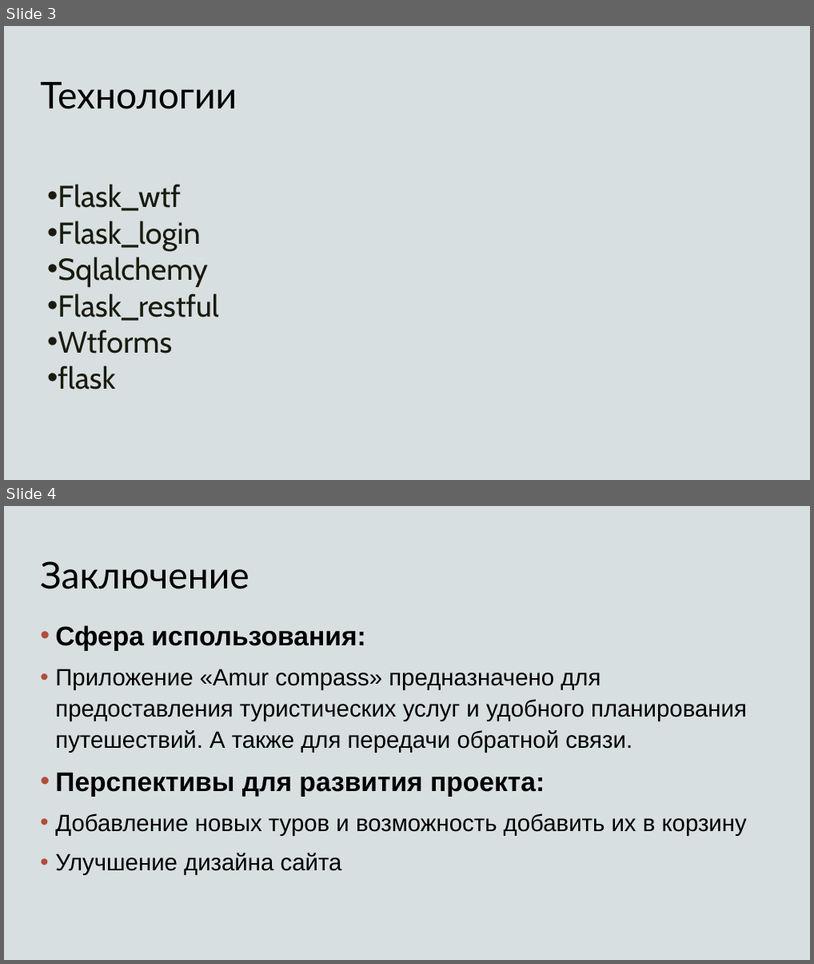
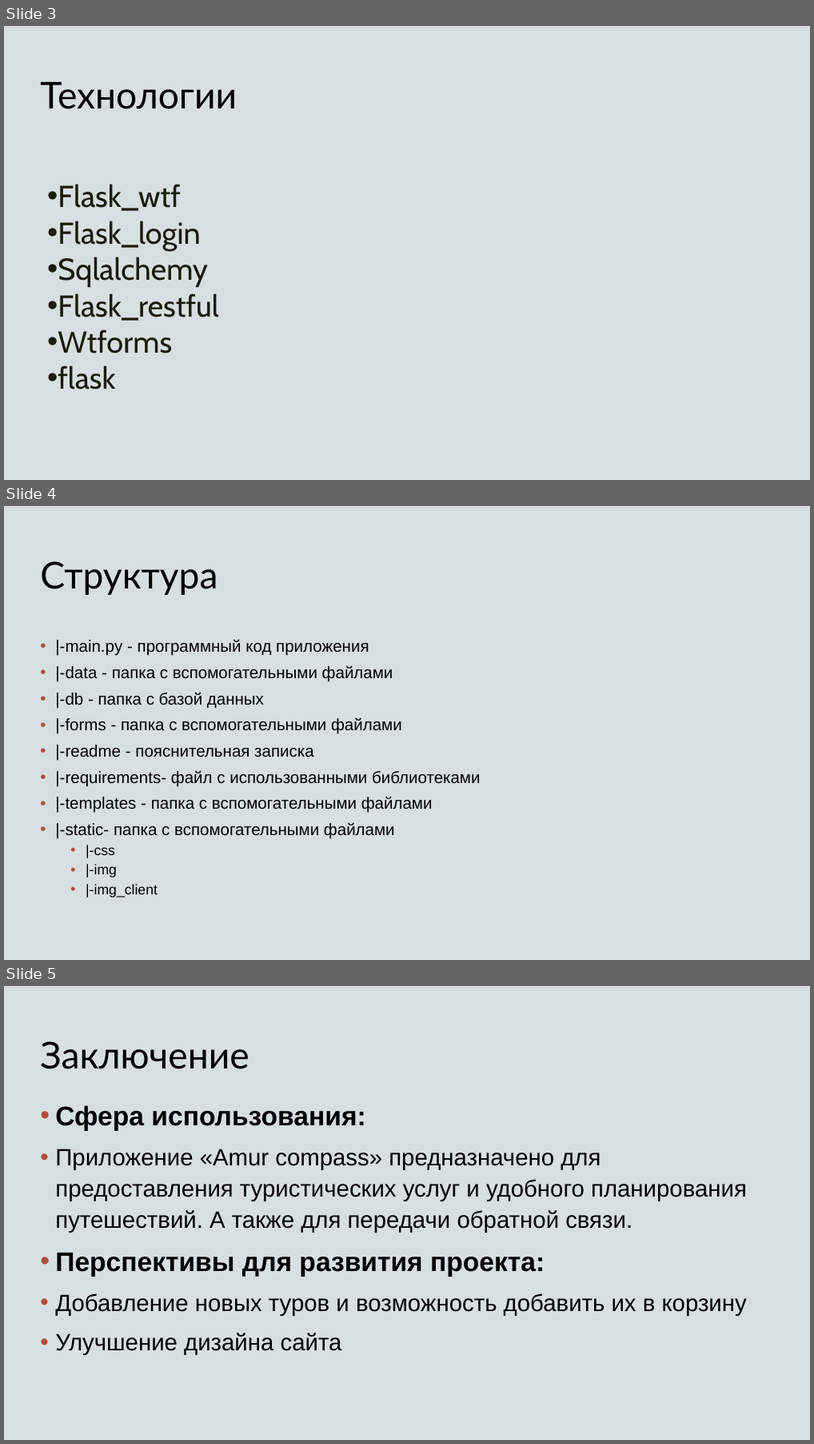
Before and after one commit to 4586245/web, a slide deck: Аmur Compass.pptx. Shown one above the other, each under a label of ours: slides 3 and 4 before the commit, slides 3, 4 and 5 after it. The pictures are 814x964 and 814x1444 pixels, drawn with LibreOffice and Linux fonts; fonts in the diff are those of the drawing; background and template pictures are left out. Boxes give left, top, right and bottom in pixels: in the first picture for what was removed or moved away, otherwise in the second. Text is boxed around its words. In the diff, an @@ line names an element or a change of style, - is before the commit and + after.

Commit message:
финиш

```diff
--- a/Аmur Compass.pptx
+++ b/Аmur Compass.pptx
@@ slide 4 added at [4, 506, 810, 960], background #FFFFFF; not listed: 1 template element that a slide beside it also shows @@
@@ title added at [40, 561, 218, 595], 44 pt, text #000000 @@
+Структура
@@ text added at [55, 639, 480, 897], 19.6 pt, text #000000 @@
+• |-main.py - программный код приложения
+• |-data - папка с вспомогательными файлами
+• |-db - папка с базой данных
+• |-forms - папка с вспомогательными файлами
+• |-readme - пояснительная записка
+• |-requirements- файл с использованными библиотеками
+• |-templates - папка с вспомогательными файлами
+• |-static- папка с вспомогательными файлами
+  • |-css
+  • |-img
+  • |-img_client
@@ what was slide 4 is now slide 5 @@
```
